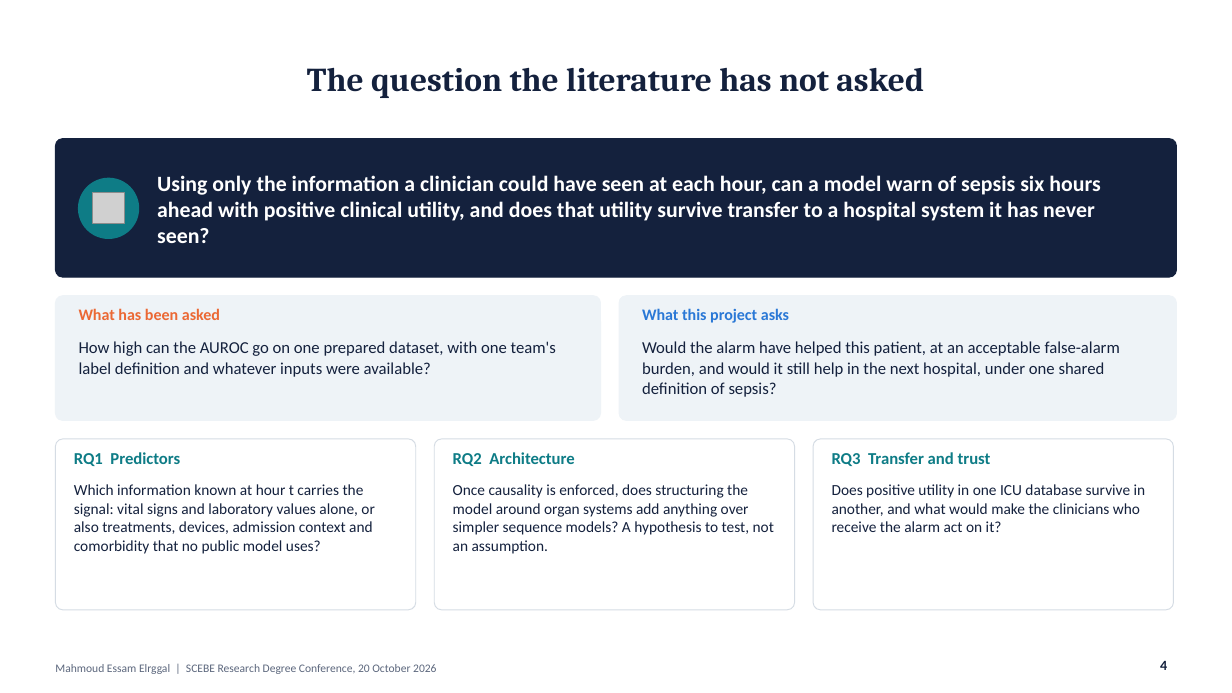
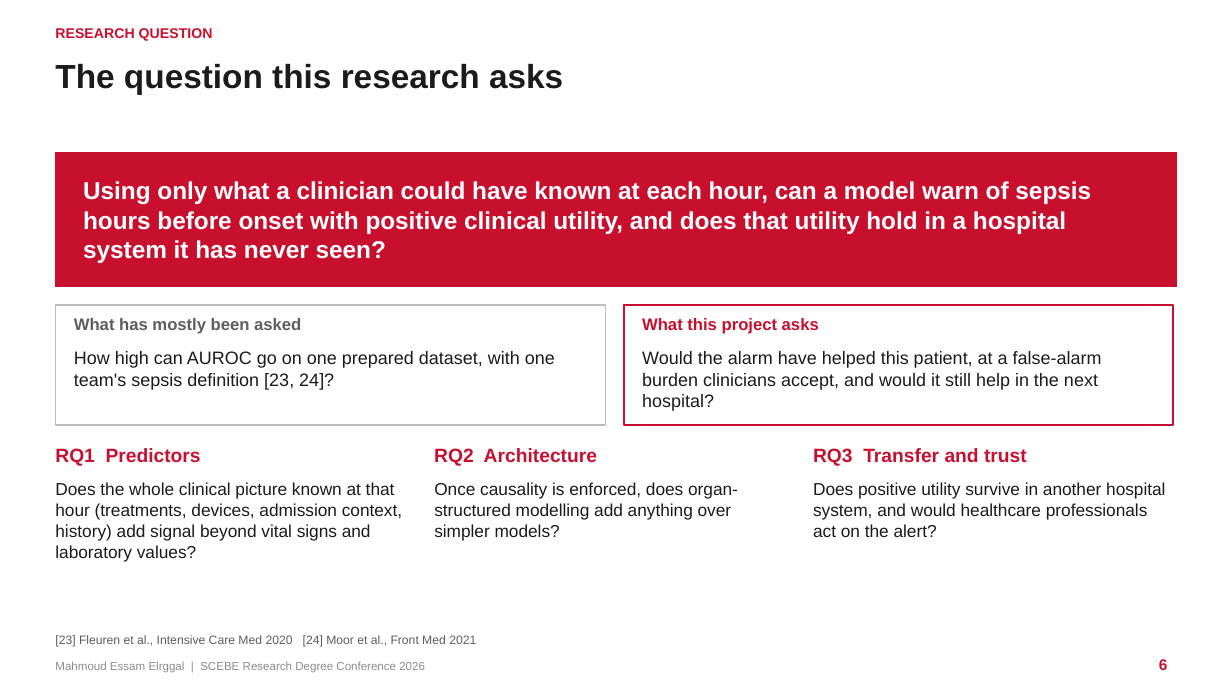
Before and after one commit to mahmoudddj/datasciencecoursera1, a slide deck: slide 6 of dev/presentation/Elrggal_Mahmoud_SCEBE2026.pptx (slide 4 before the commit). Drawn at 1232x693 pixels with LibreOffice and Linux fonts; fonts in the diff are those of the drawing; grey boxes stand for pictures. Boxes give left, top, right and bottom in pixels: in the first picture for what was removed or moved away, otherwise in the second. Text is boxed around its words. In the diff, an @@ line names an element or a change of style, - is before the commit and + after.

```diff
--- a/dev/presentation/Elrggal_Mahmoud_SCEBE2026.pptx
+++ b/dev/presentation/Elrggal_Mahmoud_SCEBE2026.pptx
@@ text added at [55, 28, 213, 41], 11 pt, text #C8102E, bold @@
+RESEARCH QUESTION
@@ title "The question this research asks" at [55, 64, 563, 95]: vertical alignment middle to top @@
@@ title at [55, 64, 563, 95]: text changed; font Cambria to Arial; text colour #14213D to #1B1B1B @@
-The question the literature has not asked
+The question this research asks
@@ rounded rectangle removed at [55, 139, 1177, 277] @@
@@ rectangle added at [55, 152, 1177, 287], fill #C8102E, outline #C8102E 1 pt @@
@@ ellipse removed at [79, 178, 139, 238] @@
@@ text at [83, 181, 1091, 263]: text changed; size 17 to 19 pt; font Calibri to Arial @@
-Using only the information a clinician could have seen at each hour, can a model warn of sepsis six hours ahead with positive clinical utility, and does that utility survive transfer to a hospital system it has never seen?
+Using only what a clinician could have known at each hour, can a model warn of sepsis hours before onset with positive clinical utility, and does that utility hold in a hospital system it has never seen?
@@ picture removed at [93, 193, 125, 225] @@
@@ rounded rectangle removed at [55, 296, 601, 421] @@
@@ rounded rectangle removed at [619, 296, 1177, 421] @@
@@ rectangle added at [55, 305, 605, 425], fill #FFFFFF, outline #BDBDBD 1 pt @@
@@ text at [74, 318, 301, 334]: text changed; size 12.5 to 13 pt; font Calibri to Arial; text colour #EB6834 to #5E5E5E @@
-What has been asked
+What has mostly been asked
@@ rectangle added at [624, 305, 1174, 425], fill #FFFFFF, outline #C8102E 1.5 pt @@
@@ text "What this project asks": place and size @@
-text "What this project asks" at [642, 308, 789, 323]
+text "What this project asks" at [642, 318, 819, 334]
@@ text "What this project asks" at [642, 318, 819, 334]: size 12.5 to 13 pt, font Calibri to Arial, text colour #2A78D6 to #C8102E @@
@@ text at [74, 351, 555, 390]: text changed; size 13 to 14 pt; font Calibri to Arial; text colour #14213D to #1B1B1B @@
-How high can the AUROC go on one prepared dataset, with one team's label definition and whatever inputs were available?
+How high can AUROC go on one prepared dataset, with one team's sepsis definition [23, 24]?
@@ text at [642, 351, 1102, 411]: text changed; size 13 to 14 pt; font Calibri to Arial; text colour #14213D to #1B1B1B @@
-Would the alarm have helped this patient, at an acceptable false-alarm burden, and would it still help in the next hospital, under one shared definition of sepsis?
+Would the alarm have helped this patient, at a false-alarm burden clinicians accept, and would it still help in the next hospital?
@@ text "RQ1 Predictors": place and size @@
-text "RQ1 Predictors" at [74, 452, 180, 466]
+text "RQ1 Predictors" at [55, 448, 201, 466]
@@ rounded rectangle removed at [55, 439, 416, 610] @@
@@ text "RQ2 Architecture": place and size @@
-text "RQ2 Architecture" at [453, 452, 574, 466]
+text "RQ2 Architecture" at [434, 448, 597, 466]
@@ rounded rectangle removed at [434, 439, 795, 610] @@
@@ size 13 to 15 pt, font Calibri to Arial, text colour #0E7C86 to #C8102E in 3 elements at [55, 448, 201, 466], [434, 448, 597, 466], [813, 448, 1027, 466] @@
@@ text "RQ3 Transfer and trust": place and size @@
-text "RQ3 Transfer and trust" at [832, 452, 991, 466]
+text "RQ3 Transfer and trust" at [813, 448, 1027, 466]
@@ rounded rectangle removed at [813, 439, 1174, 610] @@
@@ text at [55, 482, 402, 562]: text changed; size 12 to 13.5 pt; font Calibri to Arial; text colour #14213D to #1B1B1B @@
-Which information known at hour t carries the signal: vital signs and laboratory values alone, or also treatments, devices, admission context and comorbidity that no public model uses?
+Does the whole clinical picture known at that hour (treatments, devices, admission context, history) add signal beyond vital signs and laboratory values?
@@ text at [434, 482, 738, 541]: text changed; size 12 to 13.5 pt; font Calibri to Arial; text colour #14213D to #1B1B1B @@
-Once causality is enforced, does structuring the model around organ systems add anything over simpler sequence models? A hypothesis to test, not an assumption.
+Once causality is enforced, does organ-structured modelling add anything over simpler models?
@@ text at [813, 482, 1165, 537]: text changed; size 12 to 13.5 pt; font Calibri to Arial; text colour #14213D to #1B1B1B @@
-Does positive utility in one ICU database survive in another, and what would make the clinicians who receive the alarm act on it?
+Does positive utility survive in another hospital system, and would healthcare professionals act on the alert?
@@ text added at [55, 635, 476, 647], 9.5 pt, text #5E5E5E @@
+[23] Fleuren et al., Intensive Care Med 2020 [24] Moor et al., Front Med 2021
@@ page number added at [1159, 659, 1168, 670], 12 pt, text #C8102E, bold @@
+6
@@ text at [55, 661, 425, 672]: text changed; font Calibri to Arial; text colour #5C677D to #8C8C8C @@
-Mahmoud Essam Elrggal | SCEBE Research Degree Conference, 20 October 2026
+Mahmoud Essam Elrggal | SCEBE Research Degree Conference 2026
@@ page number removed at [1160, 661, 1167, 670] @@
-4
```
Also in this commit, not shown: 10 other slides changed, 14 slides added, 11 slides removed, 2 other files.
